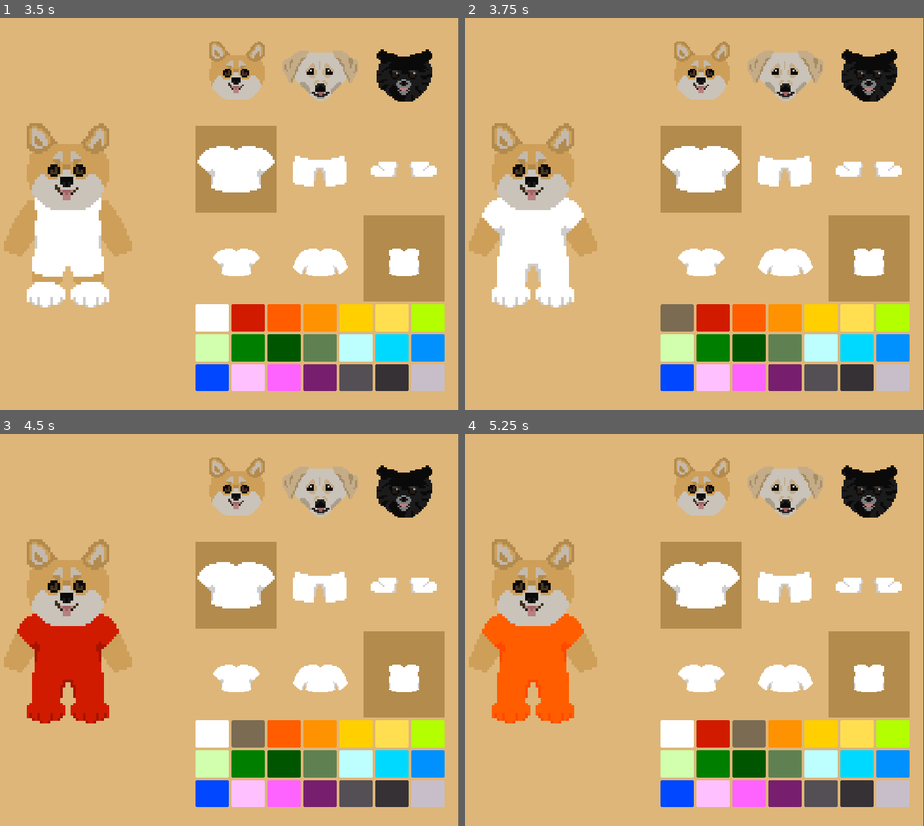
Above: before the commit, frames 1-4 (two rows, left to right).
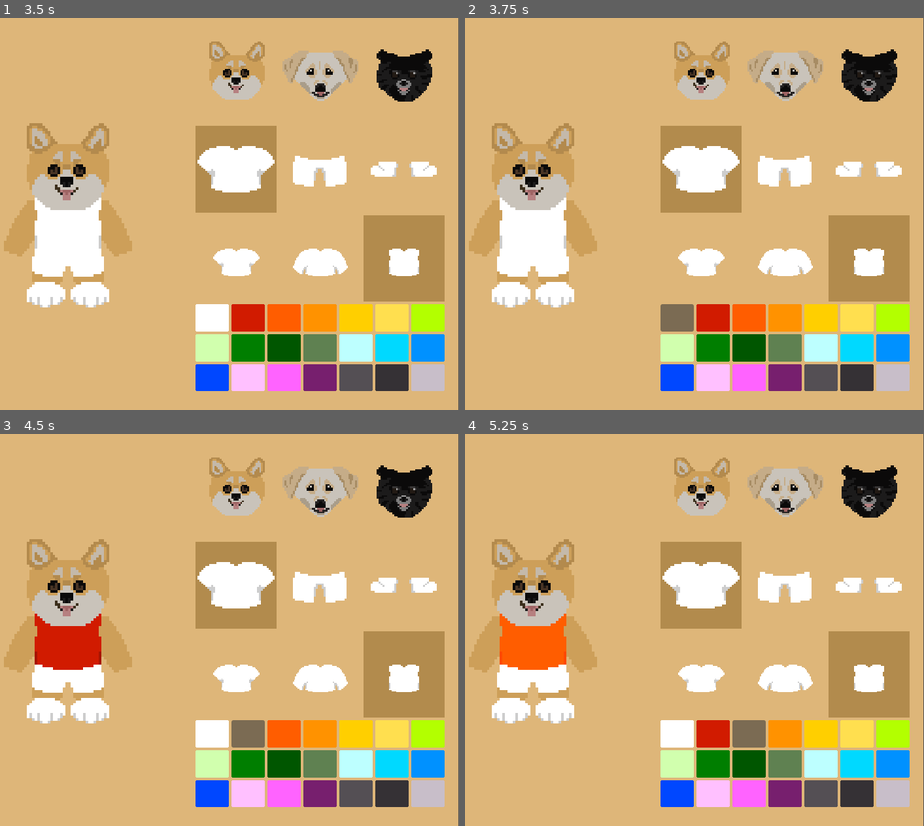
Above: after the commit, the same moments.

Repository: Katie-N/Its-a-Dogs-World
Game: Godot game, scene res://Scenes/Shop/TryOn.tscn
The game is run twice, just before and just after one commit, with the same random seed, the same clock (stepped at 60 frames per second) and the same inputs. The project has no main scene, so this scene is started directly.
Inputs (mouse positions are in pixels of both pictures, inside the frame that each line leads up to):
- Up to frame 1 (3.5 s): click (234, 170) at 0.5 s; click (234, 257) at 1.25 s; click (321, 257) at 2 s; click (403, 257) at 2.75 s
- Up to frame 2 (3.75 s): click (676, 315) at 3.5 s
- Up to frame 3 (4.5 s): click (247, 731) at 4.25 s
- Up to frame 4 (5.25 s): click (749, 731) at 5 s

Frame 1 is identical in both runs. In frame 2, 0.8% of the frame differs, in the area x 3-26%, y 45-68%; in frame 3, 2.5%, in the area x 3-26%, y 45-74%; in frame 4, 2.5%.

Commit message:
Change colors of clothes individually

Diff:
--- a/Scenes/Shop/TryOn.tscn
+++ b/Scenes/Shop/TryOn.tscn
@@ -82,7 +82,7 @@
 size_flags_vertical = 3
 alignment = 1
 
-[node name="ShirtButton" type="TextureButton" parent="CanvasLayer/CustomizationOptions/Article Of Clothing Selection" unique_id=89178554]
+[node name="ShirtsButton" type="TextureButton" parent="CanvasLayer/CustomizationOptions/Article Of Clothing Selection" unique_id=89178554]
 z_index = 2
 texture_filter = 1
 layout_mode = 2
@@ -93,7 +93,7 @@
 texture_normal = ExtResource("4_c4x2k")
 stretch_mode = 5
 
-[node name="ActiveBackgroundColor" type="ColorRect" parent="CanvasLayer/CustomizationOptions/Article Of Clothing Selection/ShirtButton" unique_id=647241148]
+[node name="ActiveBackgroundColor" type="ColorRect" parent="CanvasLayer/CustomizationOptions/Article Of Clothing Selection/ShirtsButton" unique_id=647241148]
 visible = false
 show_behind_parent = true
 z_as_relative = false
@@ -193,6 +193,6 @@
 mouse_default_cursor_shape = 2
 theme_override_styles/normal = SubResource("StyleBoxFlat_mjnc6")
 
-[connection signal="toggled" from="CanvasLayer/CustomizationOptions/Article Of Clothing Selection/ShirtButton" to="." method="_on_shirt_button_toggled"]
+[connection signal="toggled" from="CanvasLayer/CustomizationOptions/Article Of Clothing Selection/ShirtsButton" to="." method="_on_shirt_button_toggled"]
 [connection signal="toggled" from="CanvasLayer/CustomizationOptions/Article Of Clothing Selection/PantsButton" to="." method="_on_pants_button_toggled"]
 [connection signal="toggled" from="CanvasLayer/CustomizationOptions/Article Of Clothing Selection/ShoesButton" to="." method="_on_shoes_button_toggled"]
--- a/Scenes/Shop/try_on.gd
+++ b/Scenes/Shop/try_on.gd
@@ -29,9 +29,9 @@
 	for clothingType in clothingTypes:
 		instantiateClothingButtons(clothingType)
 #	Start with the shirts tab selected
-	$"CanvasLayer/CustomizationOptions/Article Of Clothing Selection/ShirtButton".emit_signal("toggled", true)
+	$"CanvasLayer/CustomizationOptions/Article Of Clothing Selection/ShirtsButton".emit_signal("toggled", true)
 	# I found it was necessary to set this as well in order for the buttonGroup to realize the shirts button is initially pressed and should be unselected if another button is toggled
-	$"CanvasLayer/CustomizationOptions/Article Of Clothing Selection/ShirtButton".set_pressed_no_signal(true)
+	$"CanvasLayer/CustomizationOptions/Article Of Clothing Selection/ShirtsButton".set_pressed_no_signal(true)
 	instantiateColorButtons()
 
 # DOG MODEL SELECTION GRID CODE
@@ -91,9 +91,33 @@
 # When a color button is clicked
 func changeColor(color):
 #	Check which article of clothing (short sleeve shirt, paw boots, etc) is currently selected and change the color of that
-	$CanvasLayer/DogCharacter.find_child("Shirt").frame = availableColors.find(color)
-	$CanvasLayer/DogCharacter.find_child("Pants").frame = 63 + availableColors.find(color)
-	$CanvasLayer/DogCharacter.find_child("Shoes").frame = 105 + availableColors.find(color)
+	var clothingButton = $"CanvasLayer/CustomizationOptions/Article Of Clothing Selection".get_child(0)
+	if clothingButton == null:
+		return
+
+	var selectedClothing = clothingButton.button_group.get_pressed_button()
+
+
+	for clothingType in clothingTypes:
+		if clothingType in selectedClothing.name.to_lower():
+			var wornClothing = $CanvasLayer/DogCharacter.find_child("*" + clothingType + "*")
+			if wornClothing == null:
+				wornClothing = $CanvasLayer/DogCharacter.find_child("*" + clothingType.capitalize() + "*")
+			if wornClothing == null:
+				return
+
+#			If we didn't change the clothing item when it is first selected then we would need to find the row of the spritesheet based on the selected clothing. But because we already change the clothing type, we just need to change the color of whatever clothing is currently being worn.
+			#var selectedFrame clothing = $"CanvasLayer/CustomizationOptions/Clothing Selection".find_child(clothingType).button_group.get_pressed_button()
+
+#			Basically (wornClothing.frame / wornClothing.vframes) does truncation when dividing two integers.
+#			So it gets the row which is the clothing item that needs the color update. Then it multiplies by the number of columns to the beginning frame in that row.
+#			Then we just add the color index in
+			print("Frame " + str(wornClothing.frame))
+			print("Vframes " + str(wornClothing.hframes))
+			print("Colors " + str(availableColors.find(color)))
+			wornClothing.frame = (wornClothing.frame / wornClothing.hframes) * wornClothing.hframes + availableColors.find(color)
+	#$CanvasLayer/DogCharacter.find_child("Pants").frame = 63 + availableColors.find(color)
+	#$CanvasLayer/DogCharacter.find_child("Shoes").frame = 105 + availableColors.find(color)
 
 
 # CLOTHING SELECTION GRID CODE
@@ -164,17 +188,15 @@
 
 func changeClothingItem(pressed, clothingType):
 	if pressed:
-		print(clothingType)
 		var buttonInGroup = $"CanvasLayer/CustomizationOptions/Clothing Selection".find_child(clothingType + "*", false, false)
 		var spritesheetRowIndex = getClothingIndex(clothingType, buttonInGroup)
-		print(spritesheetRowIndex)
 		if spritesheetRowIndex == null:
 			return
 
 		var spriteToChange
 		match clothingType:
 			"shirts":
-				spriteToChange = $"CanvasLayer/DogCharacter/Composite Sprites/Shirt"
+				spriteToChange = $"CanvasLayer/DogCharacter/Composite Sprites/Shirts"
 			"pants":
 				spriteToChange = $"CanvasLayer/DogCharacter/Composite Sprites/Pants"
 			"shoes":
@@ -197,7 +219,7 @@
 
 func _on_shirt_button_toggled(pressed: bool) -> void:
 	# If its pressed then the background color rect will be visible (pressed = true so visible = true). Otherwise it will be hidden
-	$"CanvasLayer/CustomizationOptions/Article Of Clothing Selection/ShirtButton/ActiveBackgroundColor".visible = pressed
+	$"CanvasLayer/CustomizationOptions/Article Of Clothing Selection/ShirtsButton/ActiveBackgroundColor".visible = pressed
 	if pressed:
 		clothingTypeSelected("shirts")
 
--- a/Scenes/dogCharacter.tscn
+++ b/Scenes/dogCharacter.tscn
@@ -35,7 +35,7 @@
 texture = ExtResource("2_w7o8x")
 hframes = 3
 
-[node name="Shirt" type="Sprite2D" parent="Composite Sprites" unique_id=1302232906]
+[node name="Shirts" type="Sprite2D" parent="Composite Sprites" unique_id=1302232906]
 texture_filter = 1
 texture = ExtResource("3_00prv")
 hframes = 21
